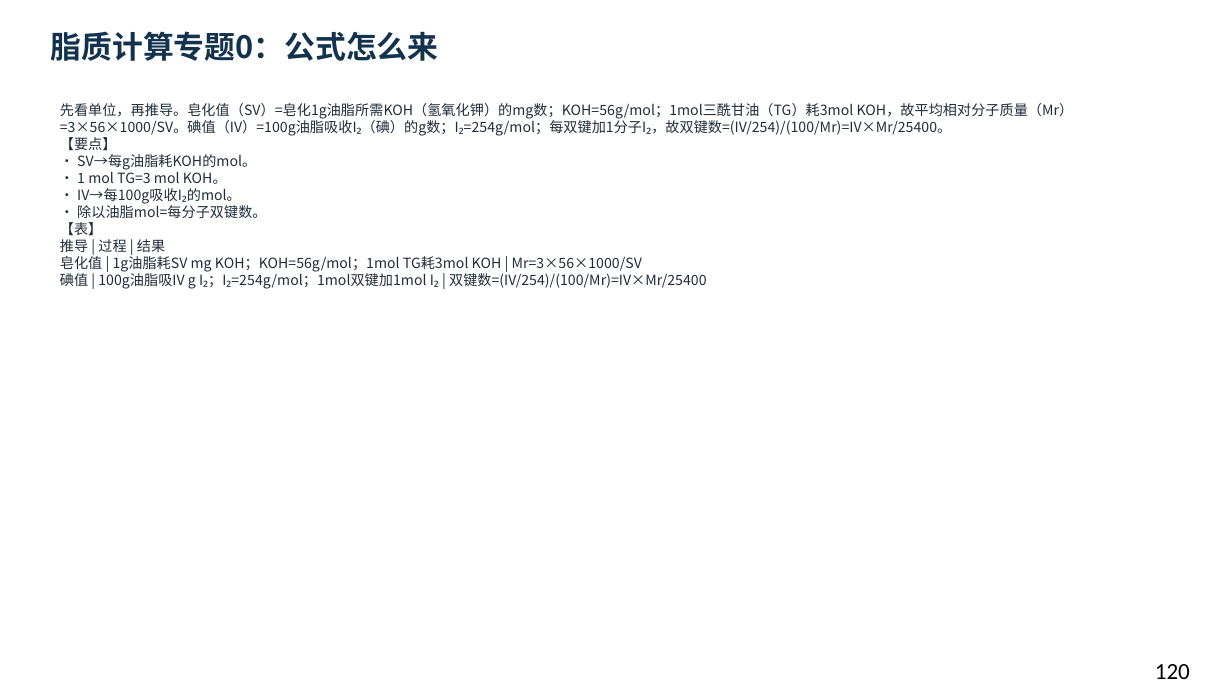
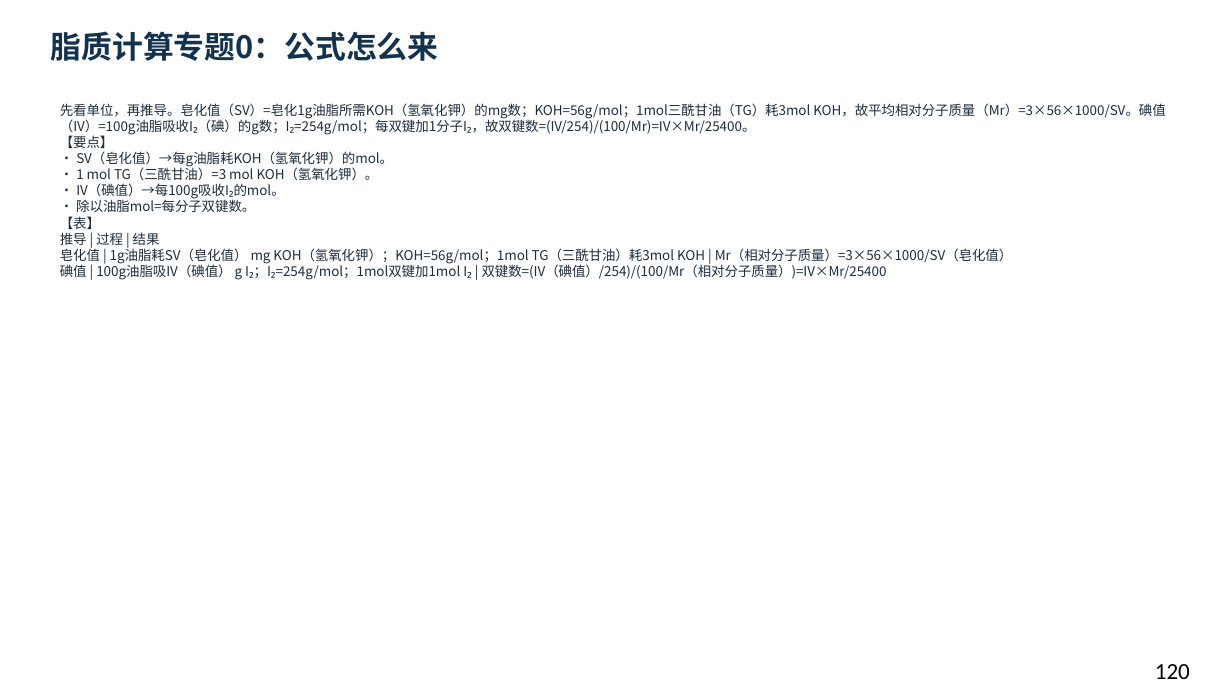
Before and after one commit to newkan-li/Biochemistry, a slide deck: slide 120 of downloads/bc10-ai-style.pptx. Drawn at 1232x693 pixels with LibreOffice and Linux fonts; fonts in the diff are those of the drawing. Boxes give left, top, right and bottom in pixels: in the first picture for what was removed or moved away, otherwise in the second. Text is boxed around its words. In the diff, an @@ line names an element or a change of style, - is before the commit and + after.

```diff
--- a/downloads/bc10-ai-style.pptx
+++ b/downloads/bc10-ai-style.pptx
@@ text at bbox=[60, 103, 1165, 280]: text changed; size 11 to 10.5 pt @@
-先看单位，再推导。皂化值（SV）=皂化1g油脂所需KOH（氢氧化钾）的mg数；KOH=56g/mol；1mol三酰甘油（TG）耗3mol KOH，故平均相对分子质量（Mr）=3×56×1000/SV。碘值（IV）=100g油脂吸收I₂（碘）的g数；I₂=254g/mol；每双键加1分子I₂，故双键数=(IV/254)/(100/Mr)=IV×Mr/25400。
-【要点】
-• SV→每g油脂耗KOH的mol。
-• 1 mol TG=3 mol KOH。
-• IV→每100g吸收I₂的mol。
-• 除以油脂mol=每分子双键数。
-【表】
-推导 | 过程 | 结果
-皂化值 | 1g油脂耗SV mg KOH；KOH=56g/mol；1mol TG耗3mol KOH | Mr=3×56×1000/SV
-碘值 | 100g油脂吸IV g I₂；I₂=254g/mol；1mol双键加1mol I₂ | 双键数=(IV/254)/(100/Mr)=IV×Mr/25400
+先看单位，再推导。皂化值（SV）=皂化1g油脂所需KOH（氢氧化钾）的mg数；KOH=56g/mol；1mol三酰甘油（TG）耗3mol KOH，故平均相对分子质量（Mr）=3×56×1000/SV。碘值（IV）=100g油脂吸收I₂（碘）的g数；I₂=254g/mol；每双键加1分子I₂，故双键数=(IV/254)/(100/Mr)=IV×Mr/25400。
+【要点】
+• SV（皂化值）→每g油脂耗KOH（氢氧化钾）的mol。
+• 1 mol TG（三酰甘油）=3 mol KOH（氢氧化钾）。
+• IV（碘值）→每100g吸收I₂的mol。
+• 除以油脂mol=每分子双键数。
+【表】
+推导 | 过程 | 结果
+皂化值 | 1g油脂耗SV（皂化值） mg KOH（氢氧化钾）；KOH=56g/mol；1mol TG（三酰甘油）耗3mol KOH | Mr（相对分子质量）=3×56×1000/SV（皂化值）
+碘值 | 100g油脂吸IV（碘值） g I₂；I₂=254g/mol；1mol双键加1mol I₂ | 双键数=(IV（碘值）/254)/(100/Mr（相对分子质量）)=IV×Mr/25400
```
Also in this commit, not shown: 122 other slides changed, 2 other files.
